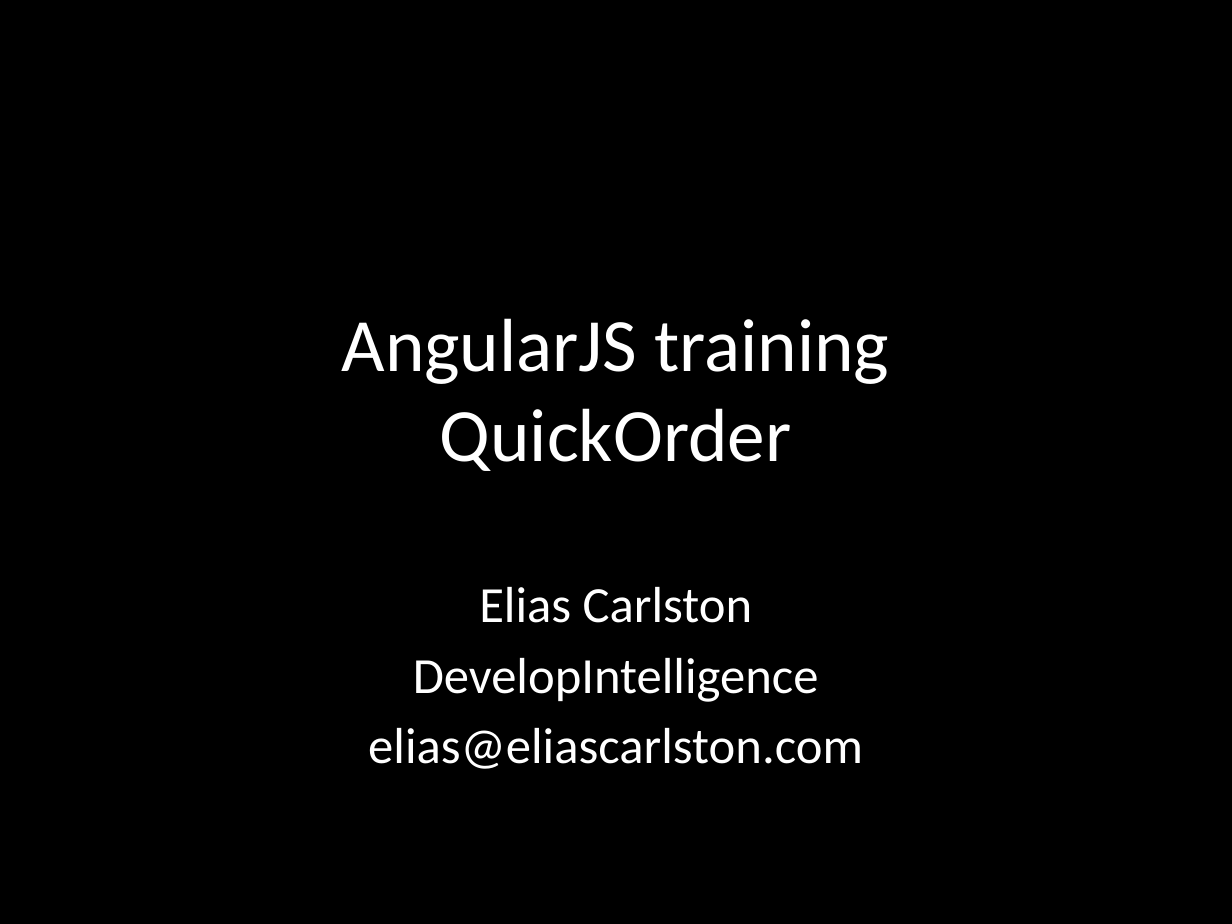
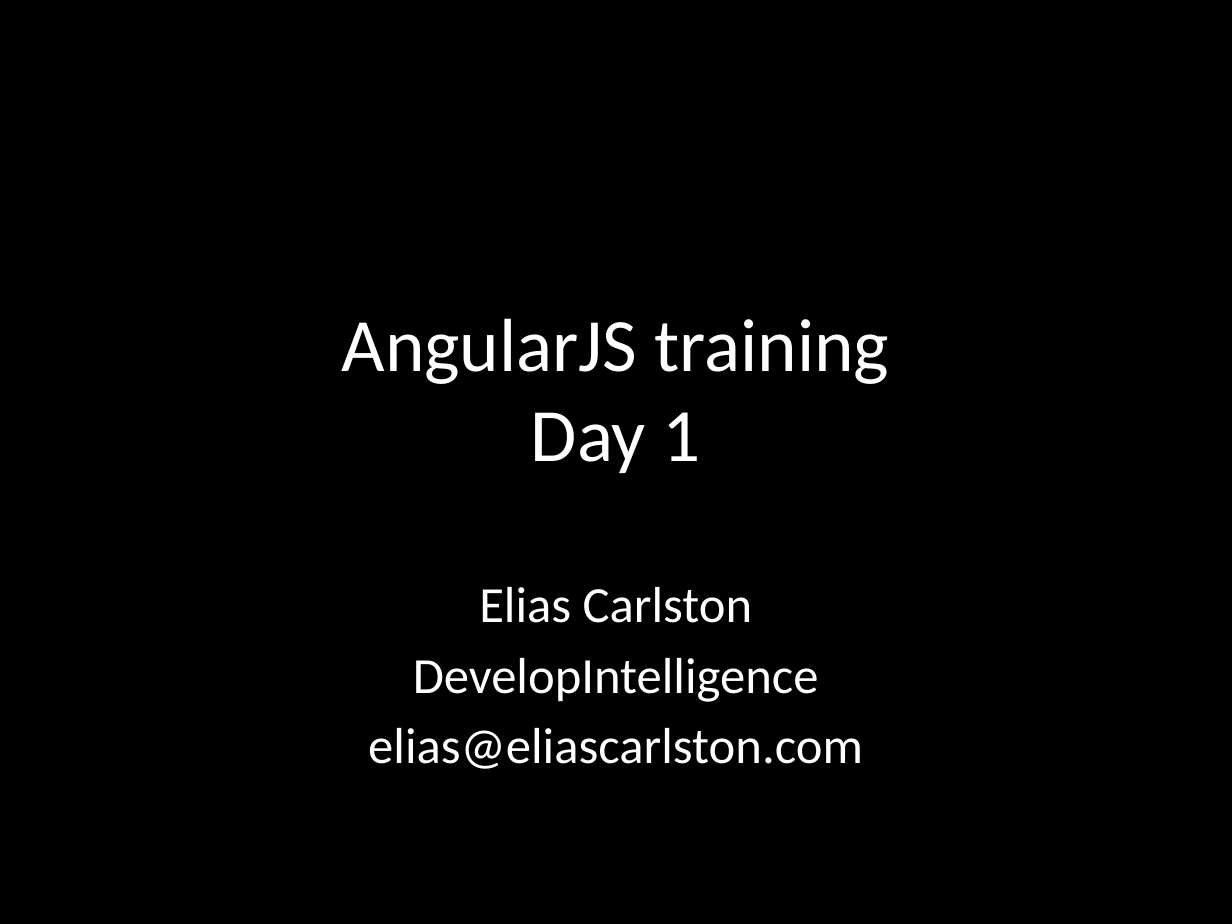
Before and after one commit to eliasjames/training-angular, a slide deck: slide 1 of slides/Angular Slides Day 1.pptx. Drawn at 1232x924 pixels with LibreOffice and Linux fonts; fonts in the diff are those of the drawing. Boxes give left, top, right and bottom in pixels: in the first picture for what was removed or moved away, otherwise in the second. Text is boxed around its words. In the diff, an @@ line names an element or a change of style, - is before the commit and + after.

```diff
--- a/slides/Angular Slides Day 1.pptx
+++ b/slides/Angular Slides Day 1.pptx
@@ title at [342, 318, 889, 473]: text changed @@
-AngularJS training
-QuickOrder
+AngularJS training
+Day 1
```
Also in this commit, not shown: 2 slides added, 1 other file.
